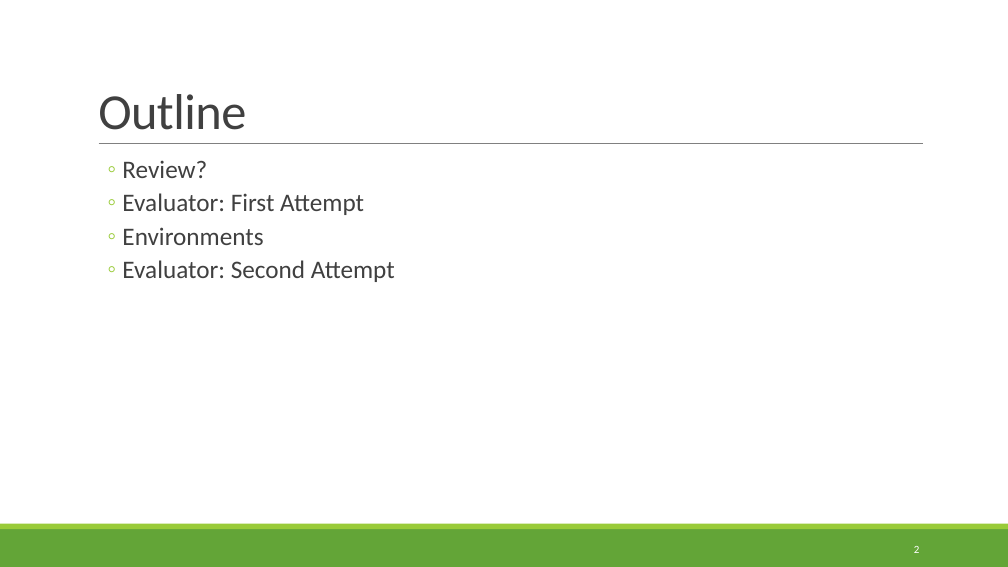
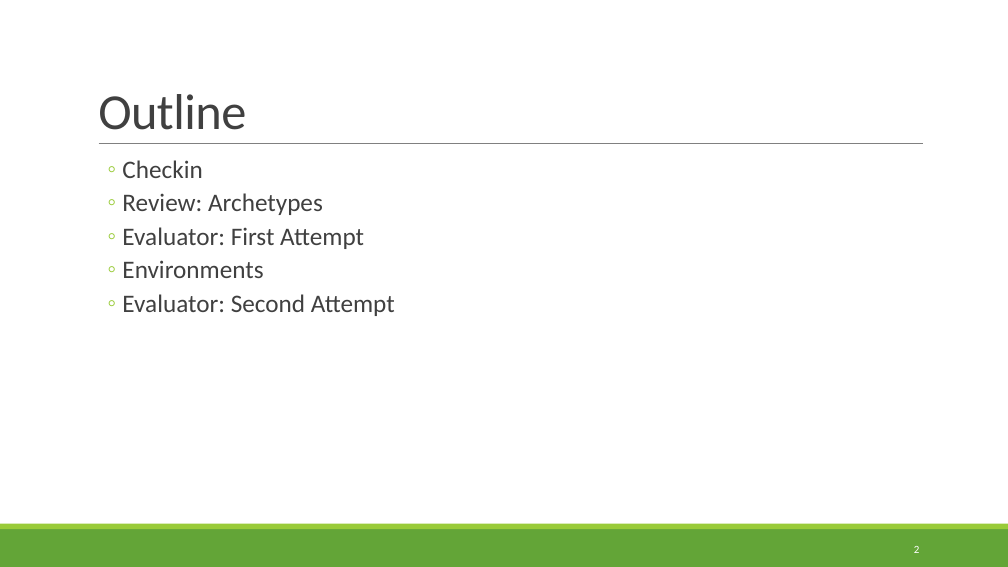
Before and after one commit to rbohrer/pl-course, a slide deck: slide 2 of LectureSlides/05Evaluators.pptx. Drawn at 1008x567 pixels with LibreOffice and Linux fonts; fonts in the diff are those of the drawing. Boxes give left, top, right and bottom in pixels: in the first picture for what was removed or moved away, otherwise in the second. Text is boxed around its words. In the diff, an @@ line names an element or a change of style, - is before the commit and + after.

```diff
--- a/LectureSlides/05Evaluators.pptx
+++ b/LectureSlides/05Evaluators.pptx
@@ text at (122,160,323,215): text changed @@
-  ◦ Review?
+  ◦ Checkin
+  ◦ Review: Archetypes
```
Also in this commit, not shown: 7 slides added, 1 slide removed, 2 other files.
